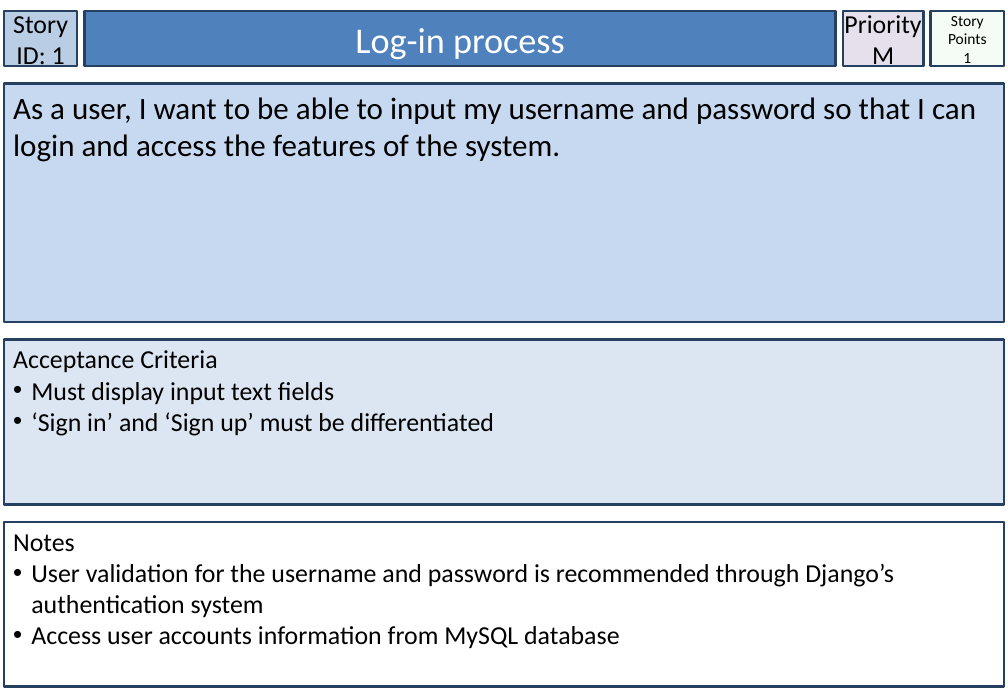
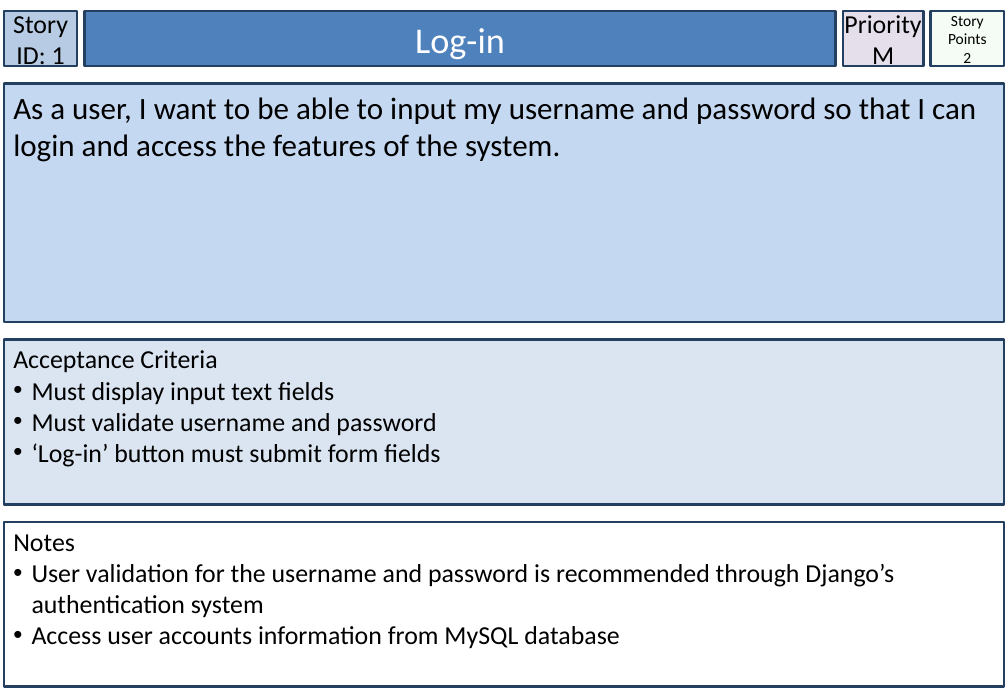
Before and after one commit to Nagarius/Phoenix, a slide deck: slide 2 of StoryCards_Smart_City_TeamPhoenix.pptx. Drawn at 1008x698 pixels with LibreOffice and Linux fonts; fonts in the diff are those of the drawing. Boxes give left, top, right and bottom in pixels: in the first picture for what was removed or moved away, otherwise in the second. Text is boxed around its words. In the diff, an @@ line names an element or a change of style, - is before the commit and + after.

```diff
--- a/StoryCards_Smart_City_TeamPhoenix.pptx
+++ b/StoryCards_Smart_City_TeamPhoenix.pptx
@@ rectangle "Log-in" at (x1=85, y1=11, x2=836, y2=66): outline #254061 2 pt to #244061 2 pt @@
@@ text in rectangle at (x1=415, y1=28, x2=505, y2=59): text changed @@
-Log-in process
+Log-in
@@ rectangle "Story Points" at (x1=931, y1=11, x2=1004, y2=66): outline #254061 2 pt to #244061 2 pt @@
@@ text in rectangle at (x1=963, y1=53, x2=971, y2=67): text changed @@
-1
+2
@@ rectangle "Acceptance Criteria" at (x1=4, y1=340, x2=1004, y2=504): fill #DCE6F2 to #DAE5F1; outline #254061 2 pt to #244061 2 pt @@
@@ text in rectangle at (x1=32, y1=413, x2=440, y2=467): text changed @@
-• ‘Sign in’ and ‘Sign up’ must be differentiated
+• Must validate username and password
+• ‘Log-in’ button must submit form fields
```
Also in this commit, not shown: 31 other slides changed, 8 other files.
